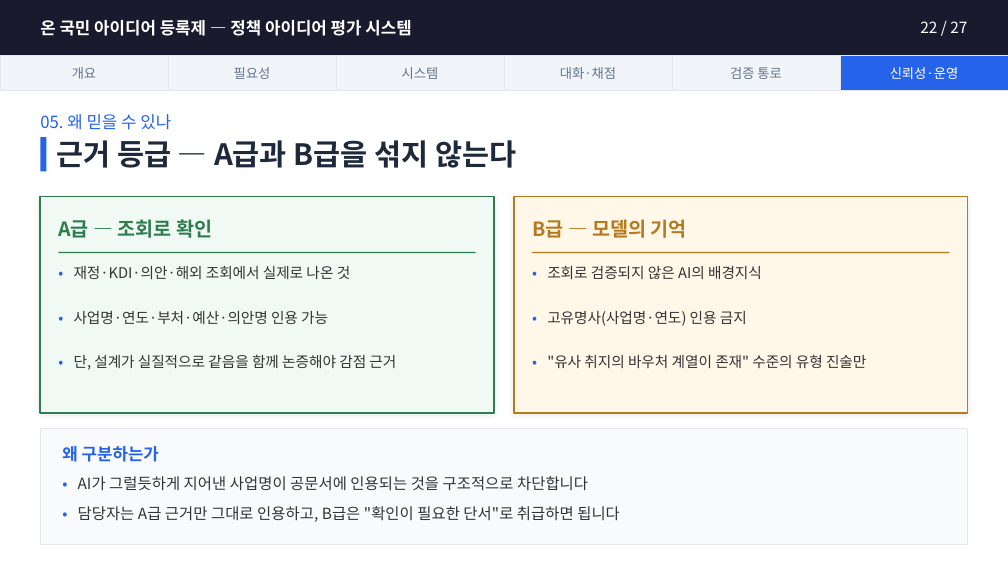
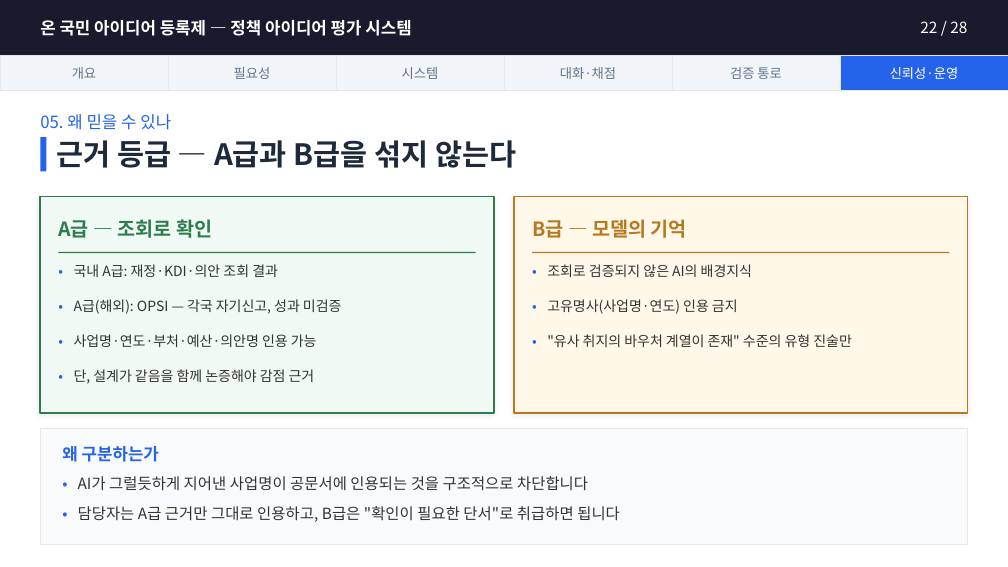
Before and after one commit to jason-j-kim/PYCON2017, a slide deck: slide 22 of docs/온국민아이디어등록제_설명자료.pptx. Drawn at 1008x567 pixels with LibreOffice and Linux fonts; fonts in the diff are those of the drawing. Boxes give left, top, right and bottom in pixels: in the first picture for what was removed or moved away, otherwise in the second. Text is boxed around its words. In the diff, an @@ line names an element or a change of style, - is before the commit and + after.

```diff
--- a/docs/온국민아이디어등록제_설명자료.pptx
+++ b/docs/온국민아이디어등록제_설명자료.pptx
@@ text at bbox=[920, 21, 967, 33]: text changed @@
-22 / 27
+22 / 28
@@ text at bbox=[74, 264, 278, 277]: text changed; size 10.5 to 10 pt @@
-재정·KDI·의안·해외 조회에서 실제로 나온 것
+국내 A급: 재정·KDI·의안 조회 결과
@@ text "•": place and size @@
-text "•" at bbox=[58, 308, 73, 353]
+text "•" at bbox=[58, 297, 73, 333]
@@ text added at bbox=[74, 299, 342, 314], 10 pt, text #333333 @@
+A급(해외): OPSI — 각국 자기신고, 성과 미검증
@@ text "•": place and size @@
-text "•" at bbox=[532, 308, 546, 353]
+text "•" at bbox=[532, 297, 546, 333]
@@ text "고유명사(사업명·연도) 인용 금지": place and size @@
-text "고유명사(사업명·연도) 인용 금지" at bbox=[547, 311, 747, 326]
+text "고유명사(사업명·연도) 인용 금지" at bbox=[547, 299, 738, 314]
@@ text added at bbox=[58, 333, 73, 368], 10 pt, text #2563EB @@
+•
@@ text "사업명·연도·부처·예산·의안명 인용 가능": place and size @@
-text "사업명·연도·부처·예산·의안명 인용 가능" at bbox=[74, 311, 328, 324]
+text "사업명·연도·부처·예산·의안명 인용 가능" at bbox=[74, 334, 317, 347]
@@ size 10.5 to 10 pt in 10 elements at bbox=[547, 264, 752, 277], bbox=[547, 299, 738, 314], bbox=[74, 334, 317, 347], bbox=[547, 334, 852, 347], bbox=[58, 262, 73, 297], bbox=[532, 262, 546, 297], bbox=[58, 368, 73, 403], bbox=[58, 297, 73, 333], bbox=[532, 297, 546, 333], bbox=[532, 333, 546, 368] @@
@@ text "•": place and size @@
-text "•" at bbox=[532, 353, 546, 397]
+text "•" at bbox=[532, 333, 546, 368]
@@ text ""유사 취지의 바우처 계열이 존재" ...": place and size @@
-text ""유사 취지의 바우처 계열이 존재" ..." at bbox=[547, 354, 866, 368]
+text ""유사 취지의 바우처 계열이 존재" ..." at bbox=[547, 334, 852, 347]
@@ text "•": place and size @@
-text "•" at bbox=[58, 353, 73, 397]
+text "•" at bbox=[58, 368, 73, 403]
@@ text at bbox=[74, 369, 315, 384]: text changed; size 10.5 to 10 pt @@
-단, 설계가 실질적으로 같음을 함께 논증해야 감점 근거
+단, 설계가 같음을 함께 논증해야 감점 근거
```
Also in this commit, not shown: 26 other slides changed, 1 slide added, 1 other file.
